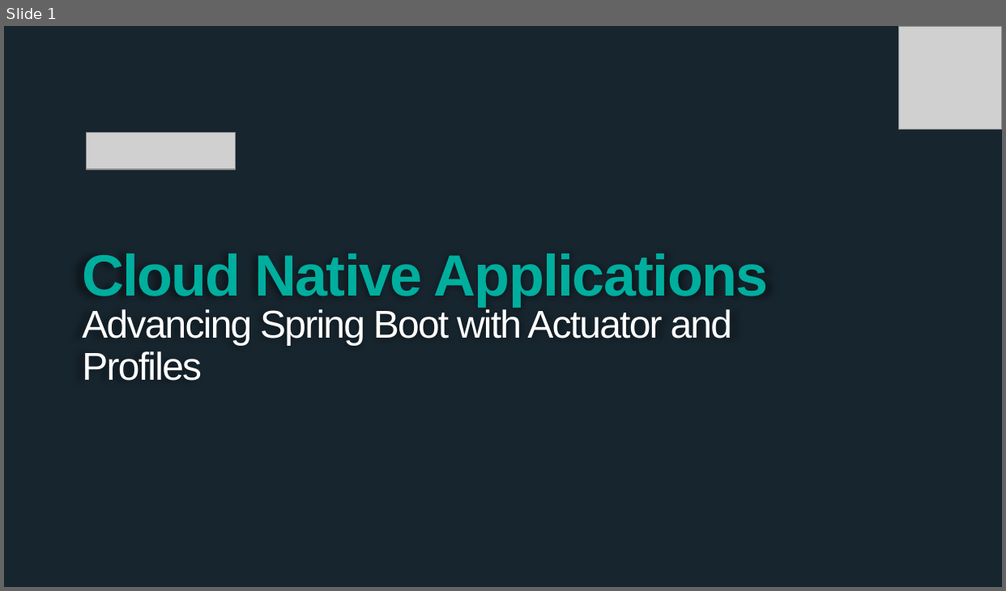
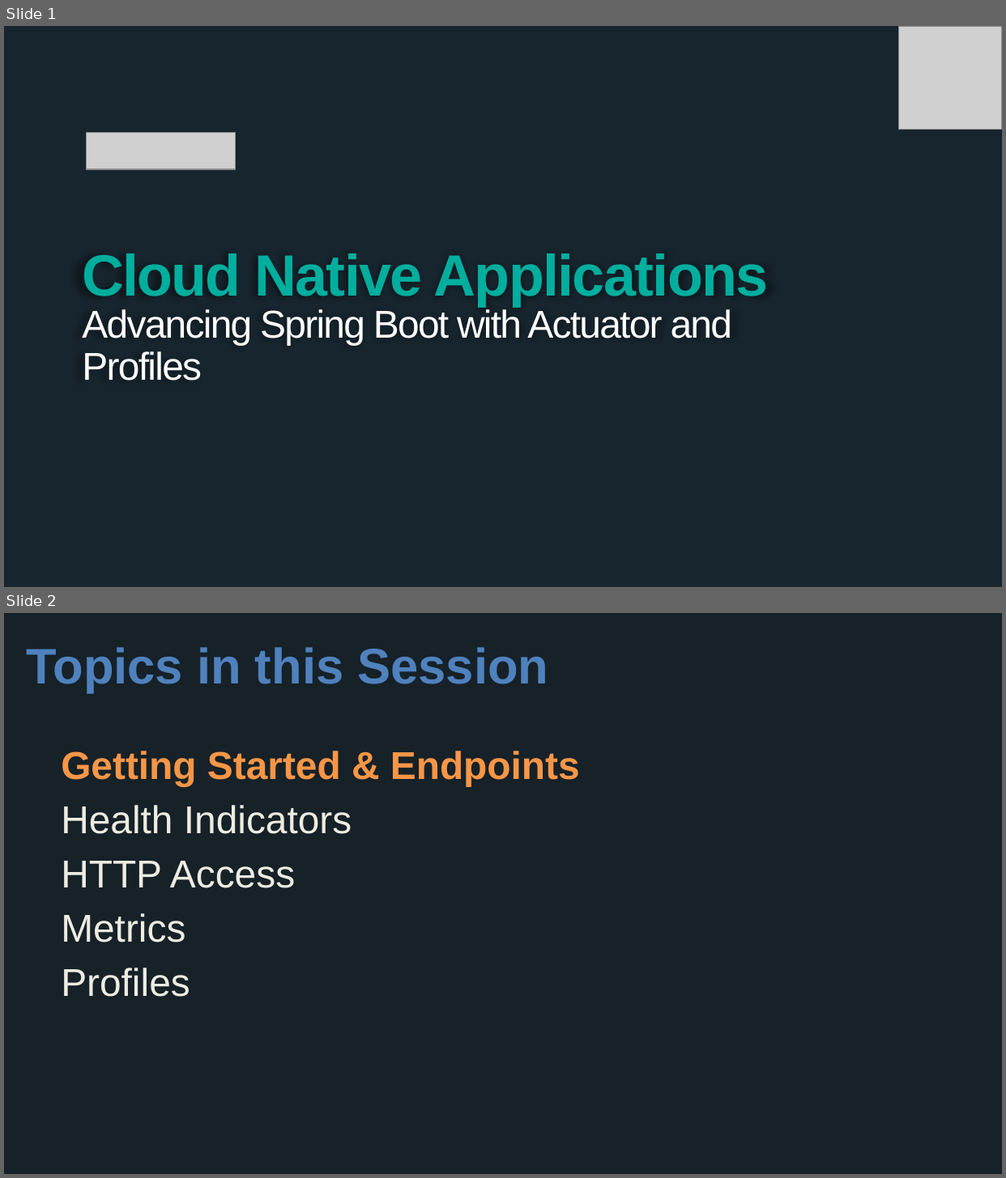
Before and after one commit to wxlund/CN-Workshop-Boeing, a slide deck: presentations/Session_4_Advanced_Boot.pptx. Shown one above the other, each under a label of ours: slide 1 before the commit, slides 1 and 2 after it. The pictures are 1006x591 and 1006x1178 pixels, drawn with LibreOffice and Linux fonts; fonts in the diff are those of the drawing; grey boxes stand for pictures; background and template pictures are left out. Boxes give left, top, right and bottom in pixels: in the first picture for what was removed or moved away, otherwise in the second. Text is boxed around its words. In the diff, an @@ line names an element or a change of style, - is before the commit and + after.

Commit message:
Updated session 2/4 content

```diff
--- a/presentations/Session_4_Advanced_Boot.pptx
+++ b/presentations/Session_4_Advanced_Boot.pptx
@@ slide 2 added at box(4, 613, 1002, 1174), background #162128 @@
@@ title added at box(26, 647, 548, 693), 36 pt, text #4F81BD, bold @@
+Topics in this Session
@@ text added at box(61, 751, 580, 997), 28 pt, text #EEECE1 @@
+Getting Started & Endpoints
+Health Indicators
+HTTP Access
+Metrics
+Profiles
```
Also in this commit, not shown: 6 other slides added, 1 slide removed, 1 other file.
